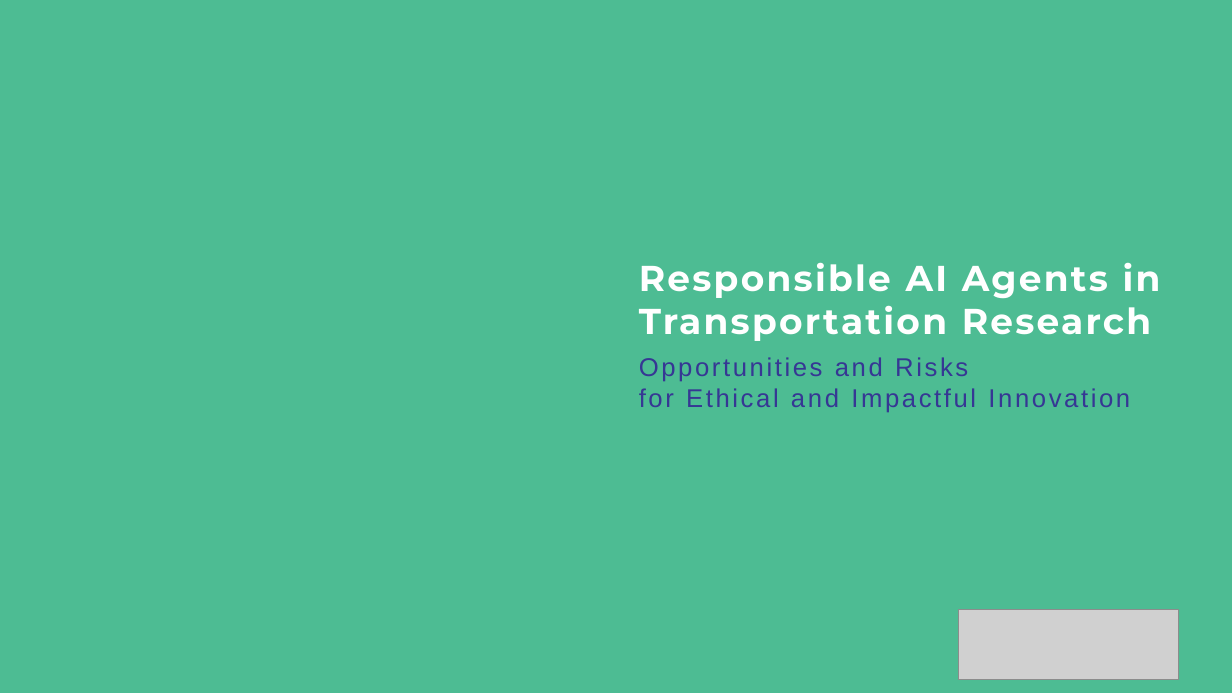
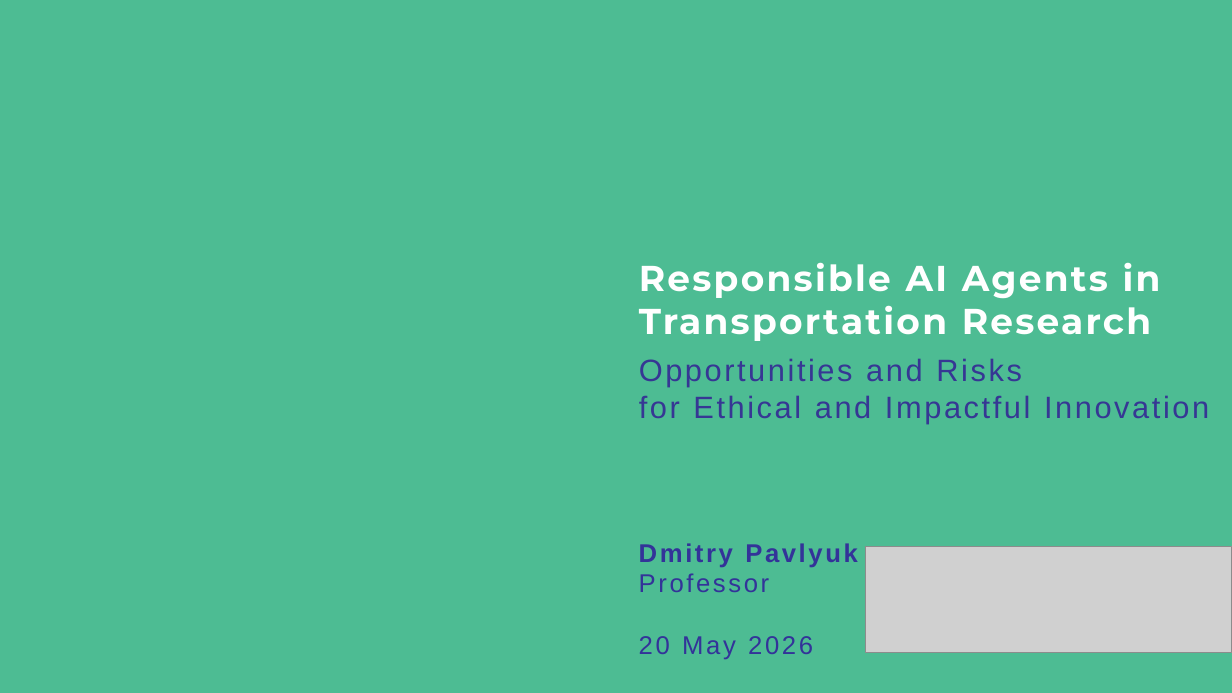
Before and after one commit to DmitryPavlyuk/TRA2026, a slide deck: slide 1 of TRA_2026_pavlyuk.pptx. Drawn at 1232x693 pixels with LibreOffice and Linux fonts; fonts in the diff are those of the drawing; grey boxes stand for pictures; background and template pictures are left out. Boxes give left, top, right and bottom in pixels: in the first picture for what was removed or moved away, otherwise in the second. Text is boxed around its words. In the diff, an @@ line names an element or a change of style, - is before the commit and + after.

```diff
--- a/TRA_2026_pavlyuk.pptx
+++ b/TRA_2026_pavlyuk.pptx
@@ subtitle "Opportunities and Risks for Ethical ..." at box(639, 358, 1209, 424): size 20 to 24 pt @@
@@ text added at box(639, 543, 858, 660), 20 pt, text #333399 @@
+Dmitry Pavlyuk
+Professor
+20 May 2026
@@ picture added at box(866, 546, 1232, 653) @@
@@ picture removed at box(959, 610, 1178, 680) @@
```
Also in this commit, not shown: 16 other slides changed, 1 other file.
